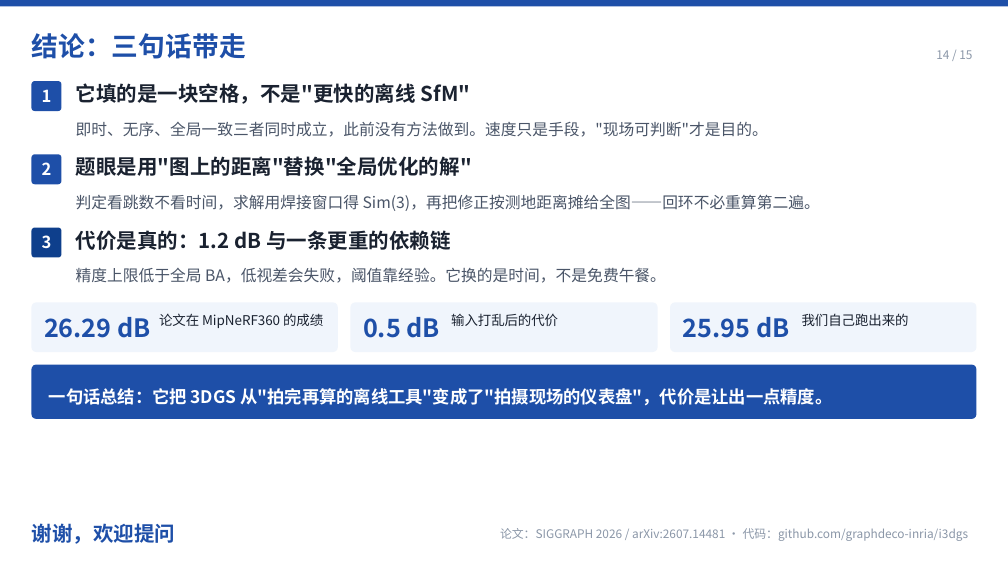
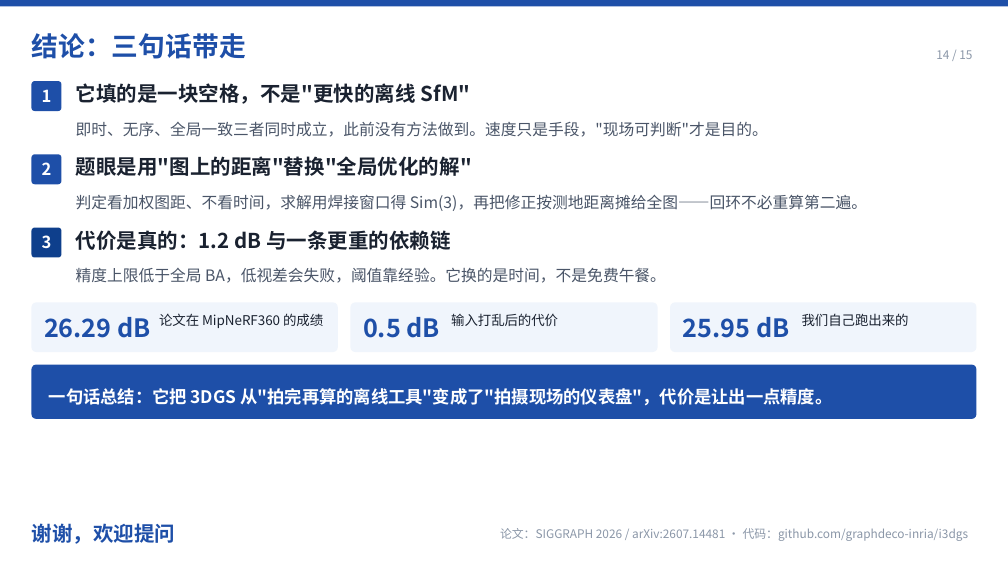
Before and after one commit to LeoZhengWei/ecnu-cs, a slide deck: slide 14 of ecnu-cg/02-PPT/PPT-即时三维高斯泼溅重建.pptx. Drawn at 1008x567 pixels with LibreOffice and Linux fonts; fonts in the diff are those of the drawing. Boxes give left, top, right and bottom in pixels: in the first picture for what was removed or moved away, otherwise in the second. Text is boxed around its words. In the diff, an @@ line names an element or a change of style, - is before the commit and + after.

```diff
--- a/ecnu-cg/02-PPT/PPT-即时三维高斯泼溅重建.pptx
+++ b/ecnu-cg/02-PPT/PPT-即时三维高斯泼溅重建.pptx
@@ text at box(76, 195, 867, 211): text changed @@
-判定看跳数不看时间，求解用焊接窗口得 Sim(3)，再把修正按测地距离摊给全图——回环不必重算第二遍。
+判定看加权图距、不看时间，求解用焊接窗口得 Sim(3)，再把修正按测地距离摊给全图——回环不必重算第二遍。
```
Also in this commit, not shown: 6 other slides changed, 8 slides added, 8 slides removed, 47 other files.
